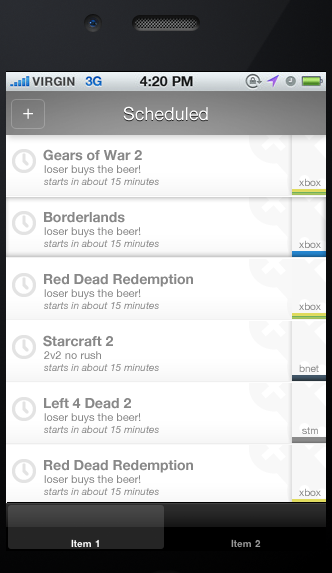
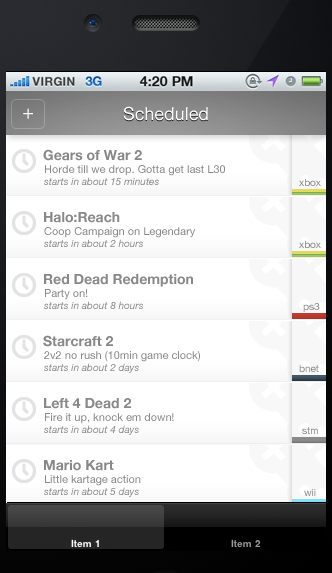
Layers edited between the first and the second 332x573 image:
renamed "xbox copy 14" to "wii", painted on it over <box>299,488,321,496</box>
renamed "starts in about 15 minutes copy 5" to "starts in about 5 days", painted on it over <box>55,487,159,497</box>
renamed "loser buys the beer! copy 5" to "Little kartage action", painted on it over <box>44,475,141,486</box>
renamed "Red Dead Redemption copy 3" to "Mario Kart", painted on it over <box>46,460,193,473</box>
renamed "starts in about 15 minutes copy 4" to "starts in about 4 days", painted on it over <box>55,425,159,435</box>
renamed "loser buys the beer! copy 4" to "Fire it up, knock em down!", painted on it over <box>44,413,174,424</box>
renamed "starts in about 15 minutes copy 3" to "starts in about 2 days", painted on it over <box>55,363,159,373</box>
renamed "2v2 no rush" to "2v2 no rush (10min game clock)", painted on it over <box>44,351,200,362</box>
renamed "xbox copy 5" to "ps3", painted on it over <box>299,302,321,312</box>
showed "ps3 copy 2" over <box>292,313,326,319</box>
hid "xbox copy 4" over <box>292,313,326,319</box>
showed "right-shadow copy 2" over <box>288,259,302,319</box>
renamed "starts in about 15 minutes copy 2" to "starts in about 8 hours", painted on it over <box>55,301,159,309</box>
renamed "loser buys the beer! copy 2" to "Party on!", painted on it over <box>44,289,141,300</box>
hid "ps2 copy" over <box>292,251,326,257</box>
showed "xbox copy" over <box>292,251,326,257</box>
renamed "starts in about 15 minutes copy" to "starts in about 2 hours", painted on it over <box>55,239,159,247</box>
renamed "loser buys the beer! copy" to "Coop Campaign on Legendary", painted on it over <box>44,227,196,238</box>
renamed "Borderlands" to "Halo:Reach", painted on it over <box>46,212,125,223</box>
renamed "loser buys the beer!" to "Horde till we drop. Gotta get last L30", painted on it over <box>44,165,225,176</box>
…and 2 more changes (2 visibility)
